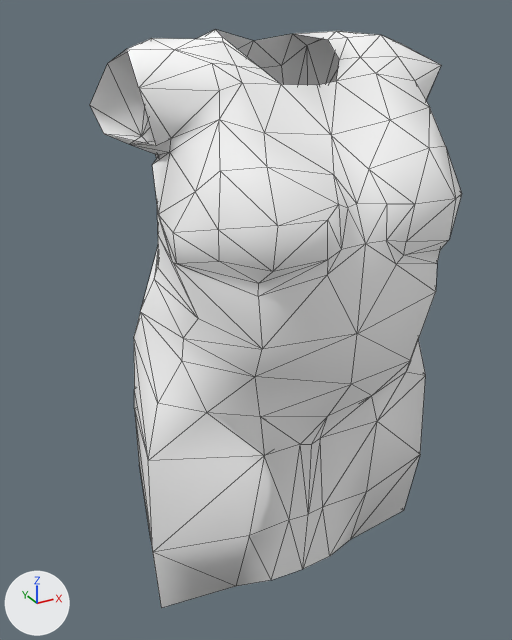
An edit to the FBX model Contents/mods/Authentic Z - Current/media/models_X/Skinned/CustomBodies/FatBody03_F/FatBod_F_03_Dress_Knees.fbx, drawn before and after from the same camera.
The view is the same before and after, from a 50 mm camera at (-0.00336, -0.00527, 0.00839) aimed at (-0.00019, 0.00048, 0.00551). Every picture has the same lights, and +X, +Y and +Z are marked at lower left. Mesh edges are drawn as thin lines.

The first picture shows 'Body.002'.
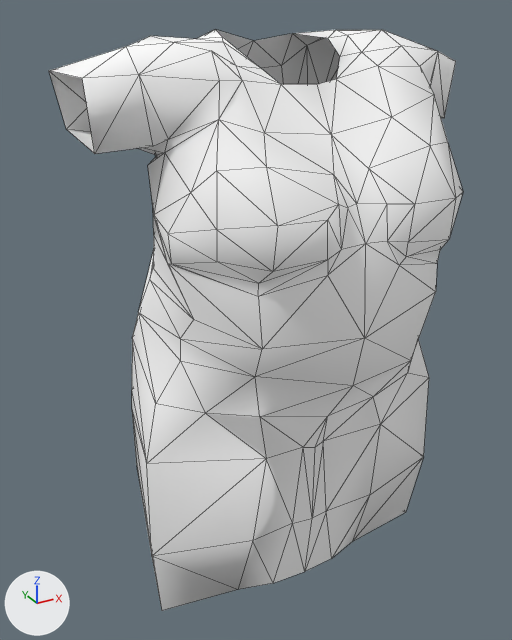
The change in detail:
me_mesh_001 is used by ob_body_002; location (0.0, 0.0, 0.0).
me_mesh_001 had 208 vertices, 386 faces and spanned x -0.00165..0.0017, y -0.00103..0.0017, z 0.00276..0.00822.
me_mesh_001 now has 214 vertices, 402 faces and spans x -0.00188..0.00187, y -0.00103..0.00177, z 0.00276..0.00822.
Part 1, on me_mesh_001:
13 vertices are removed from x -0.00145..0.00149, y -0.00055..0.00101, z 0.00448..0.0081.
43 faces are deleted.
11 vertices in x -0.00134..-0.00117, y -0.00034..0.00055, z 0.00612..0.00734 move by (-0.00004, 0.0, 0.0).
7 vertices in x -0.00012..0.0017, y -0.00048..-0.00003, z 0.0036..0.00465 move by (0.0, -0.00006, 0.0).
7 vertices in x 0.0006..0.00134, y -0.00077..0.00073, z 0.00678..0.00815 move by (0.00001, 0.0, 0.00002).
6 vertices in x -0.00038..0.00162, y -0.00095..0.00003, z 0.00276..0.00652 move by (0.0, -0.00004, 0.0).
6 vertices in x -0.00148..-0.00105, y -0.00059..0.00115, z 0.00519..0.00731 move by (-0.00002, 0.0, 0.0).
4 vertices in x -0.00075..0.0, y 0.00096..0.00131, z 0.00465..0.00657 move by (0.0, 0.00015, 0.0).
80 vertices move from x -0.00165..0.00133, y -0.00098..0.0017, z 0.00276..0.0082 to x -0.00168..0.00135, y -0.00103..0.00177, z 0.00276..0.00821.
19 vertices are added at x -0.00188..0.00187, y -0.00057..0.00112, z 0.00459..0.00812.
59 new faces join them.

Changed parts and their boxes (x1, y1, x2, y2) in the pictures (512 x 640 px; the box of a moved part takes in the faces that stretch with it):
'Body.002', reshaped (11% wider)
    before: (90, 29, 462, 608)
    after: (49, 29, 463, 611)
part 1 of me_mesh_001, moved or reshaped
    before: (90, 31, 462, 608)
    after: (49, 30, 463, 611)
